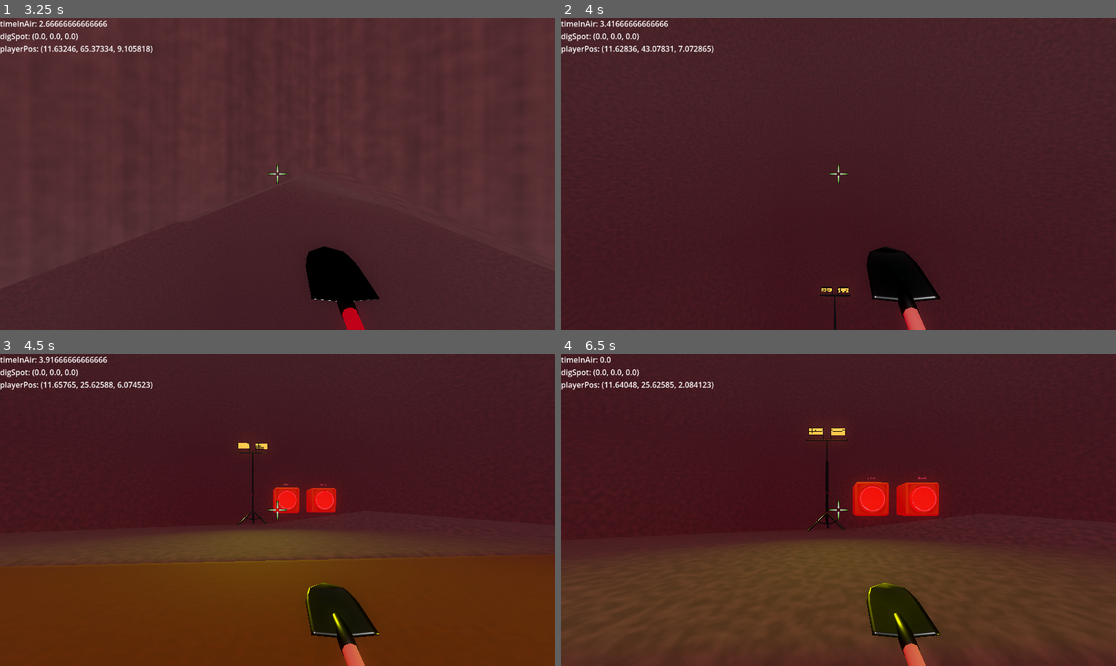
Above: before the commit, frames 1-4 (two rows, left to right).
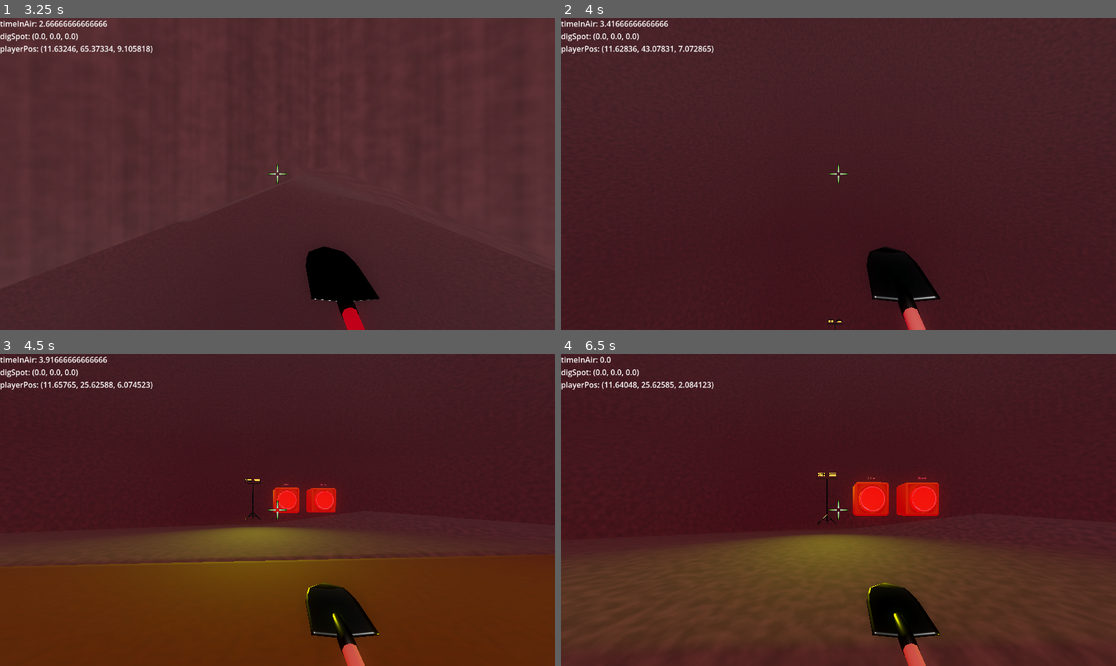
Above: after the commit, the same moments.

Repository: adamgiles1/digging-game
Game: Godot game, scene res://MainMenu.tscn
The game is run twice, just before and just after one commit, with the same random seed, the same clock (stepped at 60 frames per second) and the same inputs.
Inputs (mouse positions are in pixels of both pictures, inside the frame that each line leads up to):
- Up to frame 1 (3.25 s): click "Start Game" at 0.5 s; move the mouse to (305, 174) at 1.27 s; hold W (forward) from 1.28 s (still down); click (305, 174) at 1.35 s; tap Space (jump) at 1.52, 2.27 s; move the mouse to (249, 174) at 2.02 s; click (249, 174) at 2.1 s; move the mouse to (288, 167) at 2.77 s; right-click (288, 167) at 2.85 s; click (288, 167) at 3.05 s
- Up to frame 2 (4 s): keep holding W (forward); move the mouse to (832, 180) at 3.52 s; tap Shift at 3.6 s; tap Space (jump) at 3.77 s; click (832, 180) at 3.8 s
- Up to frame 3 (4.5 s): keep holding W (forward); move the mouse to (316, 513) at 4.27 s; click (316, 513) at 4.35 s
- Up to frame 4 (6.5 s): keep holding W (forward); tap Space (jump) at 4.52, 5.27 s; move the mouse to (794, 506) at 5.02 s; click (794, 506) at 5.1 s; move the mouse to (844, 510) at 5.77 s; right-click (844, 510) at 5.85 s; click (844, 510) at 6.05 s

Frame 1 is identical in both runs. In frame 2, 0.2% of the frame differs, in the area x 46-53%, y 85-100%; in frame 3, 0.8%; in frame 4, 2.7%, in the area x 34-69%, y 23-92%.

Commit message:
Label when viewing stuff

Diff:
--- a/Game.tscn
+++ b/Game.tscn
@@ -77,10 +77,10 @@
 [node name="SiteStuff" type="Node3D" parent="." unique_id=1330042768]
 
 [node name="SiteLight" parent="SiteStuff" unique_id=1104530285 instance=ExtResource("4_sb48q")]
-transform = Transform3D(-4.371139e-08, 0, 1, 0, 1, 0, -1, 0, -4.371139e-08, 11, 25.596952, -13)
+transform = Transform3D(-2.1855694e-08, 0, 0.5, 0, 0.5, 0, -0.5, 0, -2.1855694e-08, 11, 25.596952, -13)
 
 [node name="SiteLight2" parent="SiteStuff" unique_id=1649441935 instance=ExtResource("4_sb48q")]
-transform = Transform3D(0.99726313, 0.073934436, 0, -0.073934436, 0.99726313, 0, 0, 0, 1, 32.223644, 25.19319, 11.618603)
+transform = Transform3D(0.49863157, 0.036967218, 0, -0.036967218, 0.49863157, 0, 0, 0, 0.5, 32.223644, 25.19319, 11.618603)
 
 [node name="Button" parent="." unique_id=28593587 instance=ExtResource("4_t88pq")]
 transform = Transform3D(1, 0, 0, 0, 1, 0, 0, 0, 1, 13.785077, 26.773952, -10.812453)
--- a/items/Minecart.tscn
+++ b/items/Minecart.tscn
@@ -2,6 +2,9 @@
 
 [ext_resource type="Script" uid="uid://oxksswxuhn83" path="res://items/minecart.gd" id="1_2bmu5"]
 [ext_resource type="PackedScene" uid="uid://chwdeclbucybo" path="res://assets/models/minecart.glb" id="2_dunho"]
+
+[sub_resource type="BoxShape3D" id="BoxShape3D_dunho"]
+size = Vector3(3, 0.2, 2)
 
 [sub_resource type="Animation" id="Animation_dunho"]
 length = 0.001
@@ -26,14 +29,14 @@
 
 [sub_resource type="Animation" id="Animation_2bmu5"]
 resource_name = "deposit"
-length = 5.0
+length = 10.0
 tracks/0/type = "position_3d"
 tracks/0/imported = false
 tracks/0/enabled = true
 tracks/0/path = NodePath("minecart")
 tracks/0/interp = 1
 tracks/0/loop_wrap = true
-tracks/0/keys = PackedFloat32Array(0, 1, 0, 0, 0, 2, 1, -30, 0, 0, 3, 1, -30, 0, 0, 5, 1, 0, 0, 0)
+tracks/0/keys = PackedFloat32Array(0, 1, 0, 0, 0, 5.0333333, 1, -30, 0, 0, 6.0333333, 1, -30, 0, 0, 10, 1, 0, 0, 0)
 tracks/1/type = "method"
 tracks/1/imported = false
 tracks/1/enabled = true
@@ -41,9 +44,12 @@
 tracks/1/interp = 1
 tracks/1/loop_wrap = true
 tracks/1/keys = {
-"times": PackedFloat32Array(),
-"transitions": PackedFloat32Array(),
-"values": []
+"times": PackedFloat32Array(6.0333333),
+"transitions": PackedFloat32Array(1),
+"values": [{
+"args": [],
+"method": &"_handle_deposit_finished"
+}]
 }
 
 [sub_resource type="AnimationLibrary" id="AnimationLibrary_dunho"]
@@ -64,6 +70,13 @@
 [node name="Collision" parent="minecart" index="2" unique_id=1633989559]
 visible = false
 
+[node name="MinecartLid" type="StaticBody3D" parent="minecart" unique_id=1600115101]
+transform = Transform3D(1, 0, 0, 0, 1, 0, 0, 0, 1, 0, 1.2, 0)
+
+[node name="CollisionShape3D" type="CollisionShape3D" parent="minecart/MinecartLid" unique_id=824493458]
+transform = Transform3D(1, 0, 0, 0, 1, 0, 0, 0, 1, 0, -0.20000005, 0)
+shape = SubResource("BoxShape3D_dunho")
+
 [node name="AnimationPlayer" type="AnimationPlayer" parent="." unique_id=879935313]
 libraries/ = SubResource("AnimationLibrary_dunho")
 
--- a/items/button.gd
+++ b/items/button.gd
@@ -22,3 +22,6 @@
 	Signals.purchase_button_pressed.emit(trigger_event)
 	$AnimationPlayer.play("press")
 	time_till_clickable = 1.0
+
+func get_display_text() -> String:
+	return Signals.ButtonAction.find_key(trigger_event)
--- a/items/lighting/SiteLight.tscn
+++ b/items/lighting/SiteLight.tscn
@@ -1,12 +1,13 @@
-[gd_scene load_steps=2 format=3 uid="uid://cqte4j0sxiqk8"]
+[gd_scene format=3 uid="uid://cqte4j0sxiqk8"]
 
 [ext_resource type="PackedScene" uid="uid://bs4xfphoaujeh" path="res://assets/models/site-light.glb" id="1_clbin"]
 
-[node name="SiteLight" type="Node3D"]
+[node name="SiteLight" type="Node3D" unique_id=728198820]
+transform = Transform3D(0.5, 0, 0, 0, 0.5, 0, 0, 0, 0.5, 0, 0, 0)
 
-[node name="site-light" parent="." instance=ExtResource("1_clbin")]
+[node name="site-light" parent="." unique_id=460580229 instance=ExtResource("1_clbin")]
 
-[node name="SpotLight3D" type="SpotLight3D" parent="."]
+[node name="SpotLight3D" type="SpotLight3D" parent="." unique_id=1487059088]
 transform = Transform3D(-4.222196e-08, -0.25881907, 0.9659258, -1.131334e-08, 0.9659259, 0.25881907, -1, 8.881784e-16, -4.371139e-08, 0, 6.3, -1)
 light_color = Color(0.8156863, 0.8156863, 0, 1)
 light_energy = 10.0
@@ -14,7 +15,7 @@
 spot_range = 50.0
 spot_attenuation = 2.0
 
-[node name="SpotLight3D2" type="SpotLight3D" parent="."]
+[node name="SpotLight3D2" type="SpotLight3D" parent="." unique_id=1538425129]
 transform = Transform3D(-4.222196e-08, -0.25881907, 0.9659258, -1.131334e-08, 0.9659259, 0.25881907, -1, 8.881784e-16, -4.371139e-08, 0, 6.3, 1)
 light_color = Color(0.8139271, 0.8139268, 0, 1)
 light_energy = 10.0
--- a/items/minecart.gd
+++ b/items/minecart.gd
@@ -9,12 +9,15 @@
 @onready
 var deposit_point: Marker3D = $DepositPoint
 
+@onready
+var minecart_lid: StaticBody3D = $minecart/MinecartLid
+
 var last_x_pos: float = 0.0
 
 # Called when the node enters the scene tree for the first time.
 func _ready() -> void:
-	pass # Replace with function body.
-
+	# disable by setting to a high collision layer (I hope I don't accidently use this layer later)
+	minecart_lid.collision_layer = 0b100000000000000000
 
 # Called every frame. 'delta' is the elapsed time since the previous frame.
 func _physics_process(delta: float) -> void:
@@ -30,6 +33,7 @@
 		rock.deposit(deposit_point.global_position)
 		await get_tree().create_timer(1.0).timeout
 
+	minecart_lid.collision_layer = 0b1
 	inventory.clear_rocks()
 	$AnimationPlayer.play("deposit", -1, .5)
 
--- a/player/Player.tscn
+++ b/player/Player.tscn
@@ -57,7 +57,7 @@
 
 [node name="InteractRay" type="RayCast3D" parent="Camera3D" unique_id=1268251187]
 target_position = Vector3(0, 0, -4)
-collision_mask = 36
+collision_mask = 37
 collide_with_areas = true
 
 [node name="DigRay" type="RayCast3D" parent="Camera3D" unique_id=186075973]
@@ -69,7 +69,16 @@
 [node name="hand-shovel" parent="Camera3D/HandSpot" unique_id=691241891 instance=ExtResource("2_3c3w1")]
 transform = Transform3D(1, 0, 0, 0, 0.20791166, 0.9781476, 0, -0.9781476, 0.20791166, 0, 0, 0)
 
-[node name="Crosshair" type="TextureRect" parent="Camera3D" unique_id=2087995215]
+[node name="CollisionShape3D" type="CollisionShape3D" parent="." unique_id=2015308548]
+shape = SubResource("CapsuleShape3D_wnvi2")
+
+[node name="DiggingDebugPoint" type="MeshInstance3D" parent="." unique_id=750513036]
+mesh = SubResource("SphereMesh_ulp21")
+
+[node name="HandAnimationPlayer" type="AnimationPlayer" parent="." unique_id=691752470]
+libraries/ = SubResource("AnimationLibrary_wnvi2")
+
+[node name="Crosshair" type="TextureRect" parent="." unique_id=2087995215]
 texture_filter = 1
 anchors_preset = 8
 anchor_left = 0.5
@@ -84,11 +93,18 @@
 grow_vertical = 2
 texture = ExtResource("3_wnvi2")
 
-[node name="CollisionShape3D" type="CollisionShape3D" parent="." unique_id=2015308548]
-shape = SubResource("CapsuleShape3D_wnvi2")
-
-[node name="DiggingDebugPoint" type="MeshInstance3D" parent="." unique_id=750513036]
-mesh = SubResource("SphereMesh_ulp21")
-
-[node name="HandAnimationPlayer" type="AnimationPlayer" parent="." unique_id=691752470]
-libraries/ = SubResource("AnimationLibrary_wnvi2")
+[node name="CenterScreenLabel" type="Label" parent="." unique_id=744536977]
+visible = false
+anchors_preset = 8
+anchor_left = 0.5
+anchor_top = 0.5
+anchor_right = 0.5
+anchor_bottom = 0.5
+offset_left = -67.5
+offset_top = -11.5
+offset_right = 67.5014
+offset_bottom = 11.5
+grow_horizontal = 2
+grow_vertical = 2
+text = "If you see this something bad happened"
+horizontal_alignment = 1
--- a/player/player.gd
+++ b/player/player.gd
@@ -3,6 +3,8 @@
 @onready var camera: Camera3D = $Camera3D
 @onready var dig_ray: RayCast3D = $Camera3D/DigRay
 @onready var interact_ray: RayCast3D = $Camera3D/InteractRay
+@onready var center_screen_label: Label = $CenterScreenLabel
+@onready var crosshair: TextureRect = $Crosshair
 
 var game_manager: GameManager
 var inventory: Inventory = Inventory.new()
@@ -67,6 +69,19 @@
 	Debug.log("digSpot", dig_spot_pos)
 	$DiggingDebugPoint.global_position = dig_spot_pos
 
+	### handle hover
+	var display_text: String = ""
+	if interact_ray.is_colliding():
+		if interact_ray.get_collider() is BuyButton:
+			var button: BuyButton = interact_ray.get_collider()
+			display_text = "Buy " + button.get_display_text()
+		elif interact_ray.get_collider() is Rock:
+			var rock: Rock = interact_ray.get_collider()
+			display_text = "Pickup " + rock.rock_name
+		elif interact_ray.get_collider().owner is Minecart:
+			display_text = "Deposit rocks"
+	update_center_label(display_text)
+
 	### handle inputs
 	var dig_size = .3 if game_manager.shovel_size == null else game_manager.shovel_size
 	if input_cd <= 0:
@@ -120,6 +135,14 @@
 func is_player_stuck() -> bool:
 	return time_in_air > 2.0 && global_position.distance_to(air_start_spot) < 2.0
 
+func update_center_label(text: String) -> void:
+	if text:
+		center_screen_label.text = text
+		center_screen_label.visible = true
+	else:
+		center_screen_label.visible = false
+	crosshair.visible = !center_screen_label.visible
+
 func _unhandled_input(event: InputEvent) -> void:
 	if event is InputEventMouseMotion:
 		rotate_y(-event.relative.x * camera_speed)
